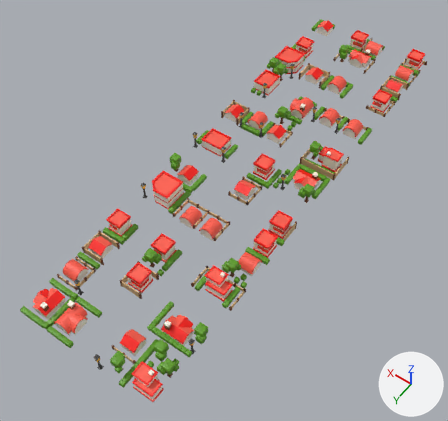
The FBX model Assets/000.Eeeeden/00-Fbxs/jin_test/Road/Dashboard_Map__Deployment-2.fbx, before and after one commit.
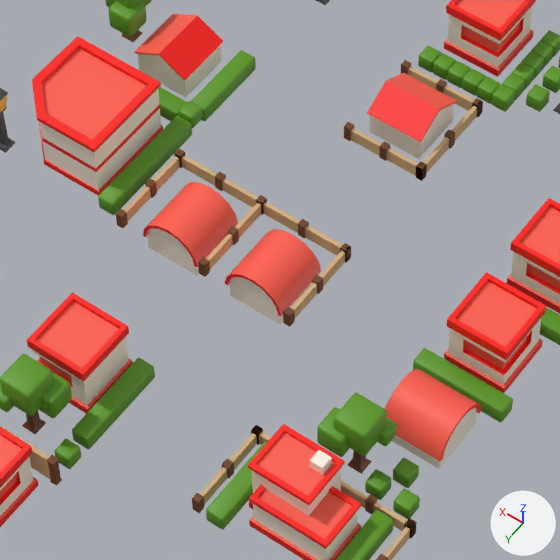
Old and new are each drawn whole from a 50 mm lens placed at (-15.25, 33.45, 32.88), pointed at (0.4, 11.55, -1.55) and again close up on the part from 32% to 63% of the width and 38% to 71% of the height. Every picture has the same lights, and +X, +Y and +Z are marked at lower right. Where no turn or scale is listed for an object, it has been applied to the vertices.

Before the edit, the objects in view are built like this:
```python
me_fence_064 = bpy.data.meshes.new('Fence.064')
me_fence_064.from_pydata(...)  # a box spanning x -0.04..0.04, y -0.64..0.84, z 0.0..0.25; a box spanning x -0.06..0.06, y -0.71..-0.58, z 0.0..0.3; a box spanning x -0.06..0.06, y 0.78..0.9, z 0.0..0.3; a box spanning x -0.06..0.06, y 0.03..0.16, z 0.0..0.3
me_fence_064.materials.append(mat_main)  # picture img_block_bm_png
me_map_house_r_lv1_r_009 = bpy.data.meshes.new('Map-House-R-Lv1-R.009')
me_map_house_r_lv1_r_009.from_pydata(...)  # 76 vertices, 67 faces; spans x -0.563..0.563, y -0.553..0.553, z 0.0..0.889
me_map_house_r_lv1_r_009.materials.append(mat_main)  # picture img_block_bm_png
me_map_house_r_lv1_r_010 = bpy.data.meshes.new('Map-House-R-Lv1-R.010')
me_map_house_r_lv1_r_010.from_pydata(...)  # 76 vertices, 67 faces; spans x -0.563..0.563, y -0.553..0.553, z 0.0..0.889
me_map_house_r_lv1_r_010.materials.append(mat_main)  # picture img_block_bm_png
ob_fence_058 = bpy.data.objects.new('Fence.058', me_fence_064)
ob_fence_058.location = (-2.17, 17.59, 0.0)
ob_map_house_r_lv1_r_008 = bpy.data.objects.new('Map-House-R-Lv1-R.008', me_map_house_r_lv1_r_009)
ob_map_house_r_lv1_r_008.location = (-0.42, 14.17, -0.58)
ob_map_house_r_lv1_r_009 = bpy.data.objects.new('Map-House-R-Lv1-R.009', me_map_house_r_lv1_r_010)
ob_map_house_r_lv1_r_009.location = (1.26, 14.17, -0.58)
# also in view: 'Fence-grass.051' at (-4.61, 17.78, 0.17); 'Fence.047' at (-1.26, 14.1, 0.15); 'Fence.065' at (-0.57, 11.23, 0.15); 'Map-House-S-Lv1-R.011' at (0.78, 17.53, 0.55); 'Map-House-T-Lv1-R.008' at (3.41, 11.62, 0.41)
```
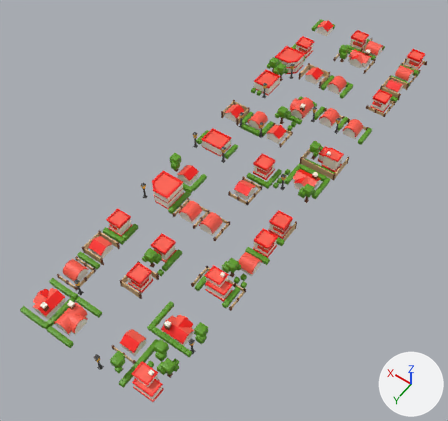
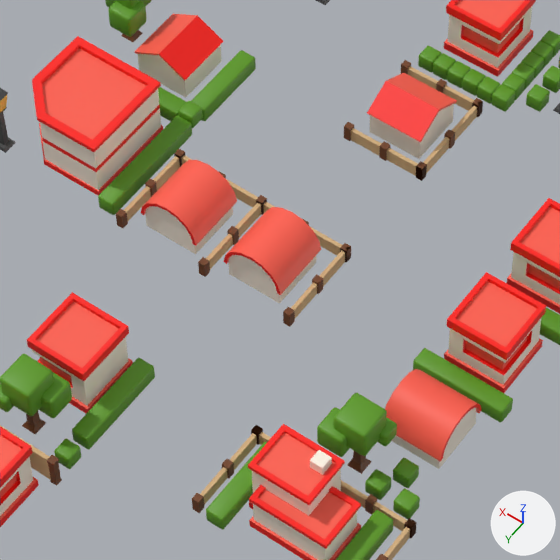
The newer file is also turned or shifted as a whole; pictures and numbers use the older file's frame.

What differs and where, as boxes [x1, y1, x2, y2] in the close-ups (560 x 560 px):
'Map-House-R-Lv1-R.008', moved
    before: [225, 229, 321, 324]
    after: [224, 207, 321, 303]
'Map-House-R-Lv1-R.009', moved
    before: [143, 182, 238, 276]
    after: [141, 160, 237, 254]

Patch to the scene script:
```diff
--- a/Assets/000.Eeeeden/00-Fbxs/jin_test/Road/Dashboard_Map__Deployment-2.fbx.py
+++ b/Assets/000.Eeeeden/00-Fbxs/jin_test/Road/Dashboard_Map__Deployment-2.fbx.py
@@ ob_map_house_r_lv1_r_009 @@
 ob_map_house_r_lv1_r_009 = bpy.data.objects.new('Map-House-R-Lv1-R.009', me_map_house_r_lv1_r_010)
-ob_map_house_r_lv1_r_009.location = (1.26, 14.17, -0.58)
+ob_map_house_r_lv1_r_009.location = (1.26, 14.17, 0.0)
@@ ob_map_house_r_lv1_r_008 @@
 ob_map_house_r_lv1_r_008 = bpy.data.objects.new('Map-House-R-Lv1-R.008', me_map_house_r_lv1_r_009)
-ob_map_house_r_lv1_r_008.location = (-0.42, 14.17, -0.58)
+ob_map_house_r_lv1_r_008.location = (-0.42, 14.17, 0.0)
```
